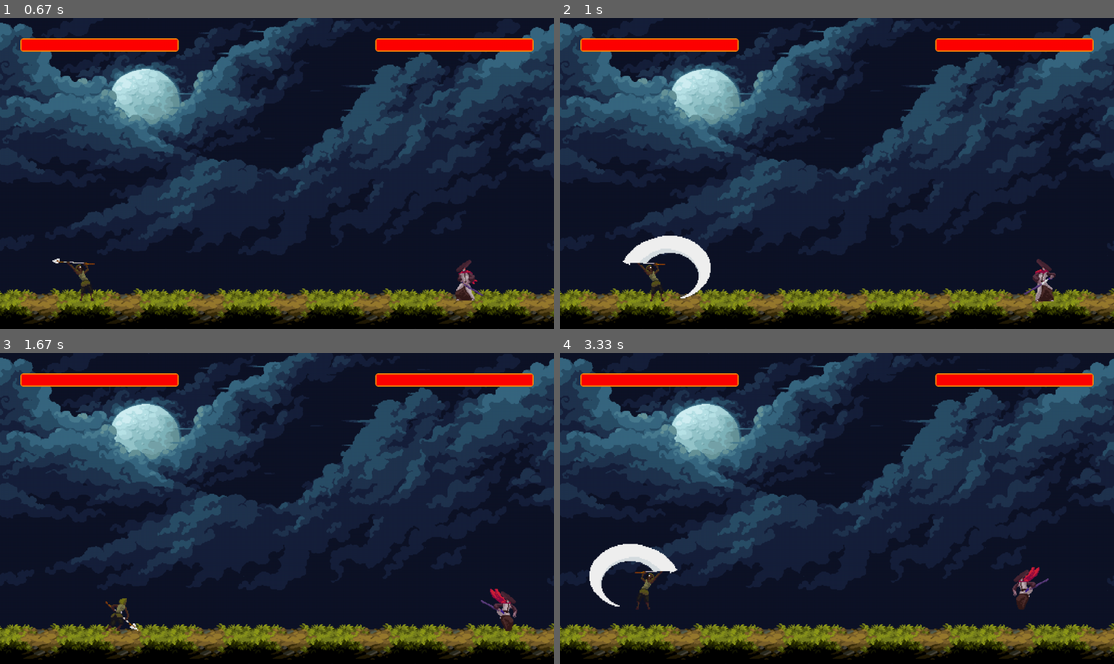
Above: before the commit, frames 1-4 (two rows, left to right).
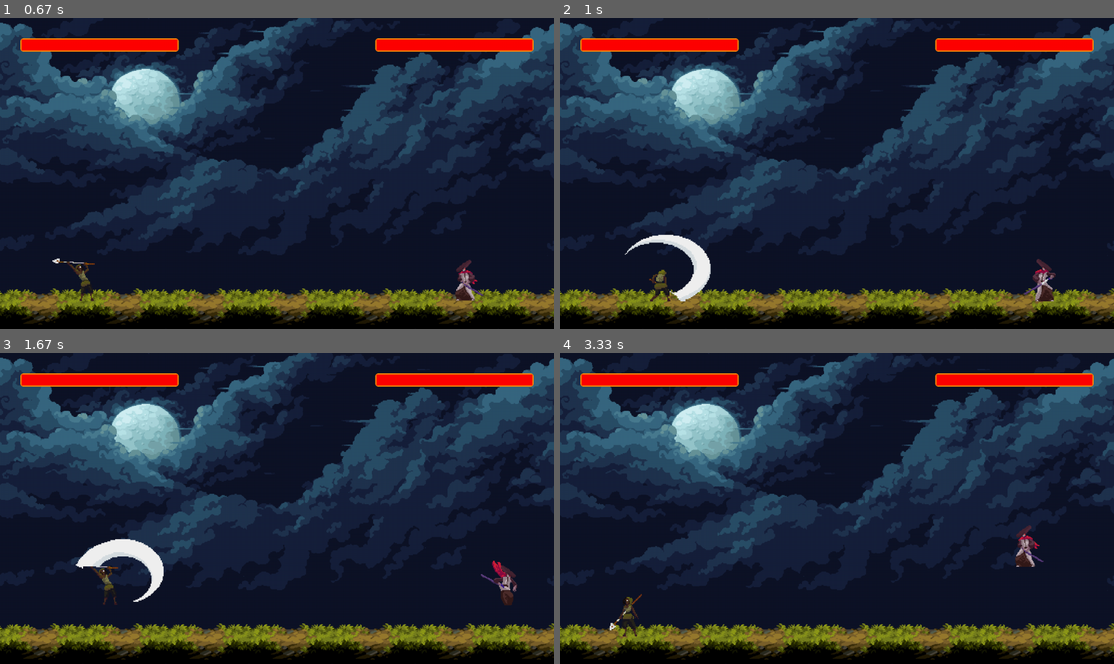
Above: after the commit, the same moments.

Repository: gergoJedlik/PyGame_Game
Game: pygame game, started from main.py
Two runs of this game, one before a commit and one after it. Both use one fixed random seed, a clock stepped at 60 frames per second and the inputs below.
Inputs:
- Up to frame 1 (0.67 s): tap Space at 0.33 s
- Up to frame 2 (1 s): hold Right from 0.67 s (still down); hold D from 0.67 s (still down); tap Space at 0.73 s; tap Right Shift at 0.82 s
- Up to frame 3 (1.67 s): tap Space at 1.03, 1.23, 1.57 s; release Right at 1.13 s; release D at 1.13 s; hold Up 1.17-1.47 s; hold W 1.17-1.47 s; hold Right from 1.5 s (still down); hold D from 1.5 s (still down)
- Up to frame 4 (3.33 s): tap Space at 1.87, 2.07, 2.37, 2.63, 2.93, 3.07 s; release Right at 1.97 s; release D at 1.97 s; hold Left 2-2.53 s; hold A 2-2.53 s; tap Right Shift at 2.15 s; hold Left 2.57-2.97 s; hold A 2.57-2.97 s; hold Up from 3 s (still down); hold W from 3 s (still down)

Frame 1 is identical in both runs. In frame 2, 1.2% of the frame differs, in the area x 11-28%, y 69-92%; in frame 3, 2.0%; in frame 4, 2.2%, in the area x 5-89%, y 55-92%.

Commit message:
Attack1 and Attack2 Animations work

Diff:
--- a/player.py
+++ b/player.py
@@ -35,13 +35,13 @@
         self.fall_count = 0
         self.P_jump = False
         self.jump_count = 0
-        self.jump_force = -self.GRAV * 100
+        self.jump_force = -self.GRAV * 160
 
         self.dash = False
         self.dash_count = 7 * self.ANIMATION_DELAY
 
         self.P_attack = False
-        self.attack_count = 0
+        self.attack_count = 1
         if name == 'Huntress':
             self.attackbox: pygame.Rect = pygame.Rect(self.hitbox.centerx, self.hitbox.top, self.hitbox.width*2.41, self.hitbox.height * 1.7)
         else:
@@ -86,8 +86,8 @@
     def jump(self):
         self.P_jump = True
         if self.jump_force < 0:
-            self.y_vel = -self.GRAV * 25
-            self.jump_force += self.GRAV * 25
+            self.y_vel = -self.GRAV * 10
+            self.jump_force += self.GRAV * 10
 
             self.animation_count = 0
             if self.jump_count == 1:
@@ -95,7 +95,7 @@
             self.jump_count += 1
         else:
             self.P_jump = False
-            self.jump_force = -self.GRAV * 100
+            self.jump_force = -self.GRAV * 200
 
 
     def check_hp(self):
@@ -103,14 +103,13 @@
             self.dead = True
 
     def update_sprite(self):
-        print(self.P_jump)
+        attack1_ended = False
         if self.dead:
             self.sprite_sheet = 'Death'
             self.death_count += 1
         elif self.hit:
             self.sprite_sheet = 'Hit'
         elif self.P_attack:
-            print(self.attack_count)
             if self.attack_count == 1:
                 self.sprite_sheet = 'Attack1'
             else:
@@ -118,11 +117,8 @@
 
             if self.animation_count // self.ANIMATION_DELAY > 3:
                 self.attackbox_active = True
-            if self.animation_count // self.ANIMATION_DELAY == 5:
-                self.attack_count += 1
         elif self.P_jump:
-            if self.jump_count == 1:
-                self.sprite_sheet = 'Jump'
+            self.sprite_sheet = 'Jump'
         elif self.y_vel > self.GRAV * 2:
             self.sprite_sheet = 'Fall'
         elif self.x_vel != 0:
@@ -134,6 +130,8 @@
 
         # Resets Animation Count When New Animation Begins
         if self.sprite_sheet != self.prev_sprite_sheet:
+            if self.prev_sprite_sheet == 'Attack1':
+                attack1_ended = True
             self.animation_count = 0
 
 
@@ -148,6 +146,10 @@
         else:
             sprite_index = (self.death_count // self.ANIMATION_DELAY) % len(sprites)
         self.sprite: pygame.Surface = sprites[sprite_index]
+
+        if attack1_ended and sprite_index == 0:
+            self.attack_count = 2
+
 
         self.animation_count += 1
 
